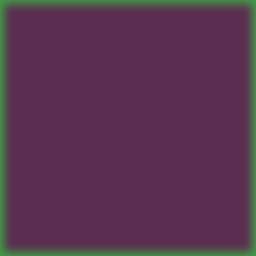
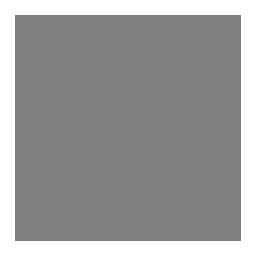
Layered file, before and after one edit (256x256). Changes by layer:
added layer "Gray" above "Kirkja Colors" over left=0, top=0, right=256, bottom=256
renamed "Paint Layer 2" to "Kirkja Colors", hid it, painted on it over left=0, top=0, right=256, bottom=256
